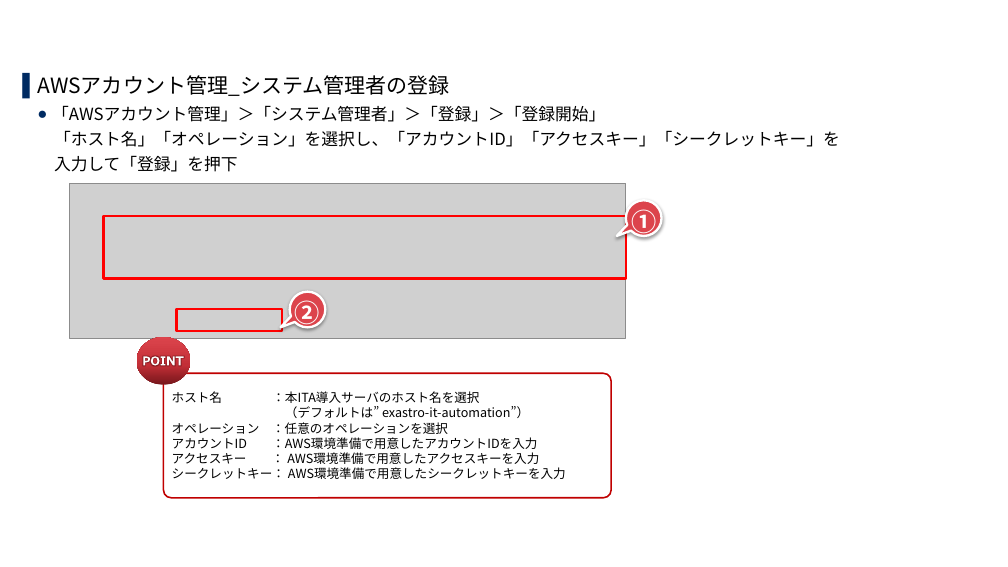
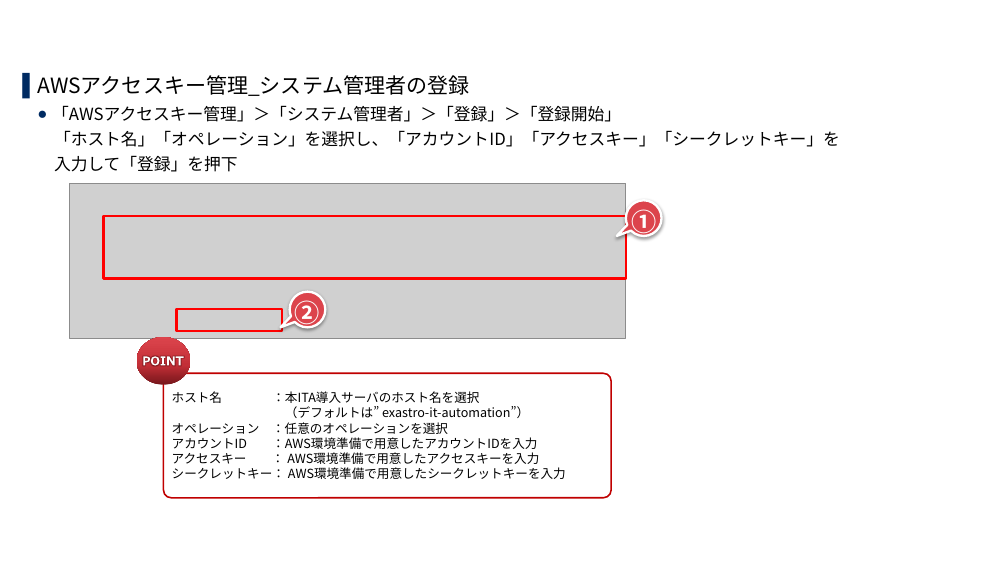
Before and after one commit to exastro-suite/it-automation-docs, a slide deck: slide 22 of asset/SettingSamples_ja/cloud-system-template-install_ja.pptx. Drawn at 1008x567 pixels with LibreOffice and Linux fonts; fonts in the diff are those of the drawing; grey boxes stand for pictures; background and template pictures are left out. Boxes give left, top, right and bottom in pixels: in the first picture for what was removed or moved away, otherwise in the second. Text is boxed around its words. In the diff, an @@ line names an element or a change of style, - is before the commit and + after.

```diff
--- a/asset/SettingSamples_ja/cloud-system-template-install_ja.pptx
+++ b/asset/SettingSamples_ja/cloud-system-template-install_ja.pptx
@@ text at (37, 75, 621, 122): text changed @@
-▌ AWSアカウント管理_システム管理者の登録
-  ● 「AWSアカウント管理」＞「システム管理者」＞「登録」＞「登録開始」
+▌ AWSアクセスキー管理_システム管理者の登録
+  ● 「AWSアクセスキー管理」＞「システム管理者」＞「登録」＞「登録開始」
```
Also in this commit, not shown: 33 other slides changed, 2 other files.
